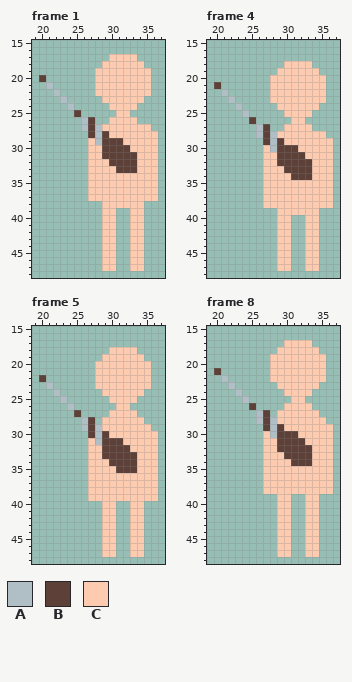
Pixel-art file, stored at The Fallen Guardian/Assets/Art/Characters/Player/Idle/Player_Idle_Up.aseprite. The first picture shows the starting point.
64x64 pixels, 8 frames. Shown: frame 1: x 19..37, y 15..48; frame 4: x 19..37, y 15..48; frame 5: x 19..37, y 15..48; frame 8: x 19..37, y 15..48. The commit also changed other frames, which this record leaves out.
Visible layers, top first: "Weapons/Club", "Body/Body", "Hair/Hair".
Palette (. is transparent): A #b0bec5  B #5d4037  C #fdcbb0
Pixels before, frame 1, first column x 20:
17 ..........CCCC...
18 .........CCCCCC..
19 ........CCCCCCCC.
20 B.......CCCCCCCC.
21 .A......CCCCCCCC.
22 ..A.....CCCCCCCC.
23 ...A.....CCCCCC..
24 ....A.....CCCC...
25 .....B.....CC....
26 ......AB..CCCC...
27 ......ABACCCCCCC.
28 .......BABCCCCCCC
29 .......CABBBCCCCC
30 .......CCBBBBCCCC
31 .......CCBBBBBCCC
32 .......CCCBBBBCCC
33 .......CCCCBBBCCC
34 .......CCCCCCCCCC
35 .......CCCCCCCCCC
36 .......CCCCCCCCCC
37 .......CCCCCCCCCC
38 .........CCCCCC..
39 .........CC..CC..
40 .........CC..CC..
41 .........CC..CC..
42 .........CC..CC..
43 .........CC..CC..
44 .........CC..CC..
45 .........CC..CC..
46 .........CC..CC..
47 .........CC..CC..
Pixels before, frame 4, first column x 20:
18 ..........CCCC...
19 .........CCCCCC..
20 ........CCCCCCCC.
21 B.......CCCCCCCC.
22 .A......CCCCCCCC.
23 ..A.....CCCCCCCC.
24 ...A.....CCCCCC..
25 ....A.....CCCC...
26 .....B.....CC....
27 ......AB..CCCC...
28 ......ABACCCCCCC.
29 .......BABCCCCCCC
30 .......CABBBCCCCC
31 .......CCBBBBCCCC
32 .......CCBBBBBCCC
33 .......CCCBBBBCCC
34 .......CCCCBBBCCC
35 .......CCCCCCCCCC
36 .......CCCCCCCCCC
37 .......CCCCCCCCCC
38 .......CCCCCCCCCC
39 .........CCCCCC..
40 .........CC..CC..
41 .........CC..CC..
42 .........CC..CC..
43 .........CC..CC..
44 .........CC..CC..
45 .........CC..CC..
46 .........CC..CC..
47 .........CC..CC..
Pixels before, frame 5, first column x 20:
18 ..........CCCC...
19 .........CCCCCC..
20 ........CCCCCCCC.
21 ........CCCCCCCC.
22 B.......CCCCCCCC.
23 .A......CCCCCCCC.
24 ..A......CCCCCC..
25 ...A......CCCC...
26 ....A......CC....
27 .....B....CCCC...
28 ......AB.CCCCCC..
29 ......ABACCCCCCC.
30 .......BABCCCCCCC
31 .......CABBBCCCCC
32 .......CCBBBBCCCC
33 .......CCBBBBBCCC
34 .......CCCBBBBCCC
35 .......CCCCBBBCCC
36 .......CCCCCCCCCC
37 .......CCCCCCCCCC
38 .......CCCCCCCCCC
39 .......CCCCCCCCCC
40 .........CC..CC..
41 .........CC..CC..
42 .........CC..CC..
43 .........CC..CC..
44 .........CC..CC..
45 .........CC..CC..
46 .........CC..CC..
47 .........CC..CC..
Pixels before, frame 8, first column x 20:
17 ..........CCCC...
18 .........CCCCCC..
19 ........CCCCCCCC.
20 ........CCCCCCCC.
21 B.......CCCCCCCC.
22 .A......CCCCCCCC.
23 ..A......CCCCCC..
24 ...A......CCCC...
25 ....A......CC....
26 .....B....CCCC...
27 ......AB.CCCCCC..
28 ......ABACCCCCCC.
29 .......BABCCCCCCC
30 .......CABBBCCCCC
31 .......CCBBBBCCCC
32 .......CCBBBBBCCC
33 .......CCCBBBBCCC
34 .......CCCCBBBCCC
35 .......CCCCCCCCCC
36 .......CCCCCCCCCC
37 .......CCCCCCCCCC
38 .......CCCCCCCCCC
39 .........CC..CC..
40 .........CC..CC..
41 .........CC..CC..
42 .........CC..CC..
43 .........CC..CC..
44 .........CC..CC..
45 .........CC..CC..
46 .........CC..CC..
47 .........CC..CC..
And afterwards:
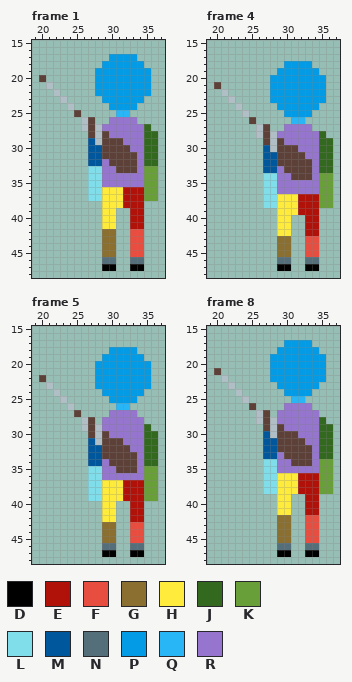
Colours new in this view: D #000000  E #b0120a  F #e84e40  G #8a6f30  H #ffeb3b  J #33691e  K #689f38  L #80deea  M #01579b  N #546e7a  P #039be5  Q #29b6f6  R #9575cd
Difference:
layer "Parts/Right Leg" now shown
layer "Parts/Left Leg" now shown
layer "Parts/Right Arm" now shown
layer "Parts/Left Arm" now shown
layer "Parts/Chest" now shown
layer "Parts/Head" now shown
layer "Body/Body" now hidden
layer "Hair/Hair" now hidden
Changed rows in their new state; - is an unchanged pixel.
Frame 1:
first column x 27:
17 ---PPPP---
18 --PPPPPP--
19 -PPPPPPPP-
20 -PPPPPPPP-
21 -PPPPPPPP-
22 -PPPPPPPP-
23 --PPPPPP--
24 ---PPPP---
25 ----QQ----
26 ---RRRR---
27 --RRRRRRJ-
28 ---RRRRRJJ
29 M----RRRJJ
30 MM----RRJJ
31 MM-----RJJ
32 MMR----RJJ
33 LLRR---RKK
34 LLRRRRRRKK
35 LLRRRRRRKK
36 LLHHHEEEKK
37 LLHHHEEEKK
38 --HHHEEE--
39 --HH--EE--
40 --HH--EE--
41 --HH--EE--
42 --GG--FF--
43 --GG--FF--
44 --GG--FF--
45 --GG--FF--
46 --NN--NN--
47 --DD--DD--
Frame 4:
first column x 27:
18 ---PPPP---
19 --PPPPPP--
20 -PPPPPPPP-
21 -PPPPPPPP-
22 -PPPPPPPP-
23 -PPPPPPPP-
24 --PPPPPP--
25 ---PPPP---
26 ----QQ----
27 ---RRRR---
28 --RRRRRRJ-
29 ---RRRRRJJ
30 M----RRRJJ
31 MM----RRJJ
32 MM-----RJJ
33 MMR----RJJ
34 LLRR---RKK
35 LLRRRRRRKK
36 LLRRRRRRKK
37 LLHHHEEEKK
38 LLHHHEEEKK
39 --HHHEEE--
40 --HH--EE--
41 --HH--EE--
42 --HH--EE--
43 --GG--FF--
44 --GG--FF--
45 --GG--FF--
46 --NN--NN--
47 --DD--DD--
Frame 5:
first column x 27:
18 ---PPPP---
19 --PPPPPP--
20 -PPPPPPPP-
21 -PPPPPPPP-
22 -PPPPPPPP-
23 -PPPPPPPP-
24 --PPPPPP--
25 ---PPPP---
26 ----QQ----
27 ---RRRR---
28 --RRRRRR--
29 --RRRRRRJ-
30 ---RRRRRJJ
31 M----RRRJJ
32 MM----RRJJ
33 MM-----RJJ
34 MMR----RJJ
35 LLRR---RKK
36 LLRRRRRRKK
37 LLHHHEEEKK
38 LLHHHEEEKK
39 LLHHHEEEKK
40 --HH--EE--
41 --HH--EE--
42 --HH--EE--
43 --GG--FF--
44 --GG--FF--
45 --GG--FF--
46 --NN--NN--
47 --DD--DD--
Frame 8:
first column x 27:
17 ---PPPP---
18 --PPPPPP--
19 -PPPPPPPP-
20 -PPPPPPPP-
21 -PPPPPPPP-
22 -PPPPPPPP-
23 --PPPPPP--
24 ---PPPP---
25 ----QQ----
26 ---RRRR---
27 --RRRRRR--
28 --RRRRRRJ-
29 ---RRRRRJJ
30 M----RRRJJ
31 MM----RRJJ
32 MM-----RJJ
33 MMR----RJJ
34 LLRR---RKK
35 LLRRRRRRKK
36 LLHHHEEEKK
37 LLHHHEEEKK
38 LLHHHEEEKK
39 --HH--EE--
40 --HH--EE--
41 --HH--EE--
42 --GG--FF--
43 --GG--FF--
44 --GG--FF--
45 --GG--FF--
46 --NN--NN--
47 --DD--DD--
